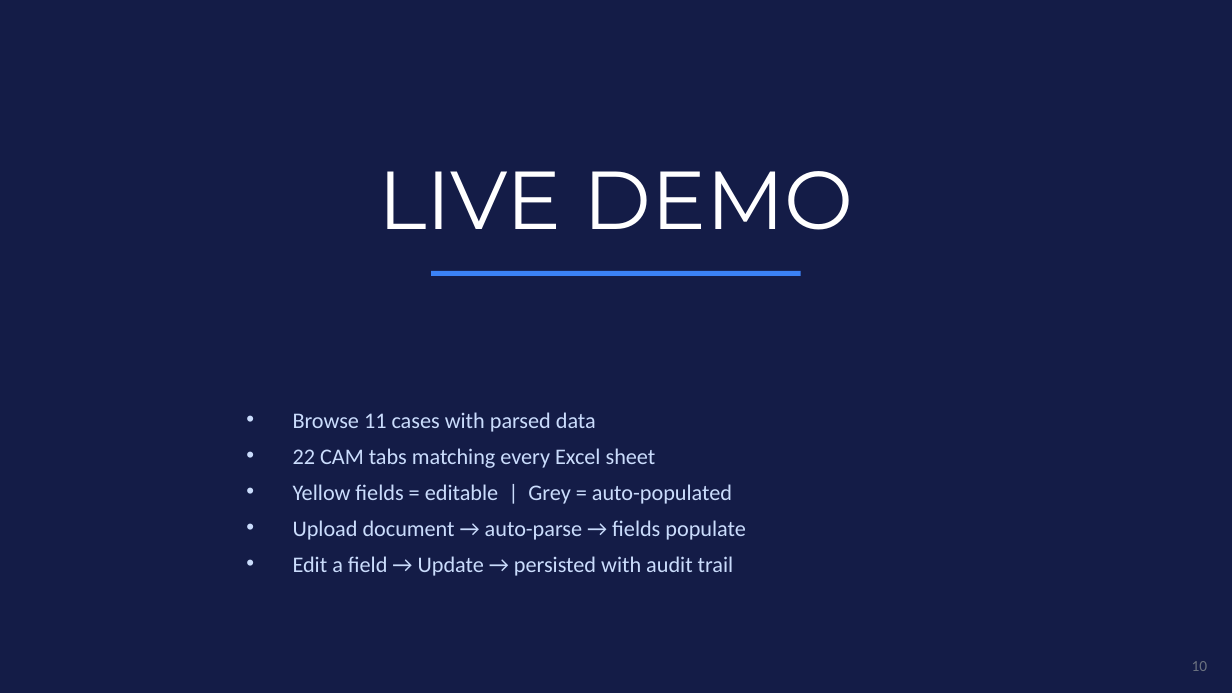
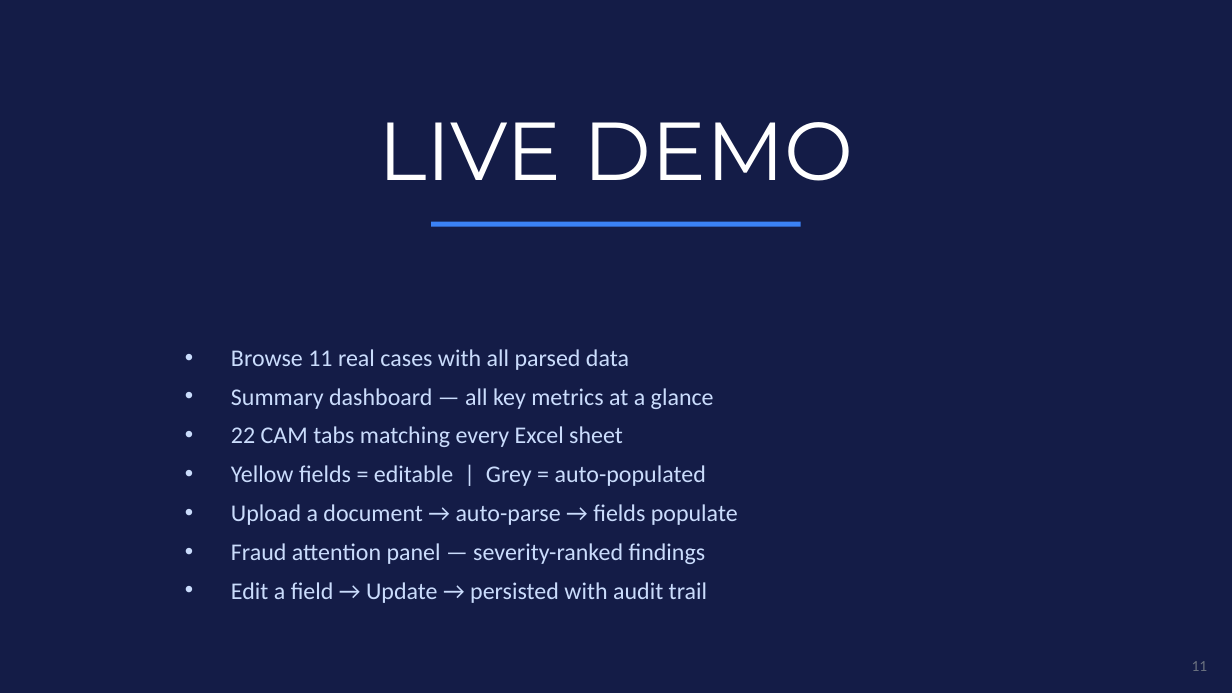
Before and after one commit to Ritik-slice/EDL-PORTAL, a slide deck: slide 11 of presentation/Slice3.0_EDL_Copilot.pptx (slide 10 before the commit). Drawn at 1232x693 pixels with LibreOffice and Linux fonts; fonts in the diff are those of the drawing. Boxes give left, top, right and bottom in pixels: in the first picture for what was removed or moved away, otherwise in the second. Text is boxed around its words. In the diff, an @@ line names an element or a change of style, - is before the commit and + after.

```diff
--- a/presentation/Slice3.0_EDL_Copilot.pptx
+++ b/presentation/Slice3.0_EDL_Copilot.pptx
@@ text "LIVE DEMO": place and size @@
-text "LIVE DEMO" at (378,171,853,230)
+text "LIVE DEMO" at (378,122,853,181)
@@ rectangle: place and size @@
-rectangle at (431,271,801,276)
+rectangle at (431,222,801,227)
@@ text "Browse 11 real cases with ...": place and size @@
-text "Browse 11 real cases with ..." at (293,412,745,576)
+text "Browse 11 real cases with ..." at (231,349,738,603)
@@ text at (231,349,714,409): text changed; size 13 to 14 pt @@
-• Browse 11 cases with parsed data
+• Browse 11 real cases with all parsed data
+• Summary dashboard — all key metrics at a glance
@@ text at (231,426,707,603): size 13 to 14 pt in "22 CAM tabs matching every Excel sheet", "Yellow fields = editable | Grey = ...", "Edit a field → Update → persisted ..." @@
@@ text at (231,504,738,564): text changed; size 13 to 14 pt @@
-• Upload document → auto-parse → fields populate
+• Upload a document → auto-parse → fields populate
+• Fraud attention panel — severity-ranked findings
@@ text at (1192,661,1208,671): text changed @@
-10
+11
```
Also in this commit, not shown: 4 other slides changed, 10 slides added, 10 slides removed, 1 other file.
